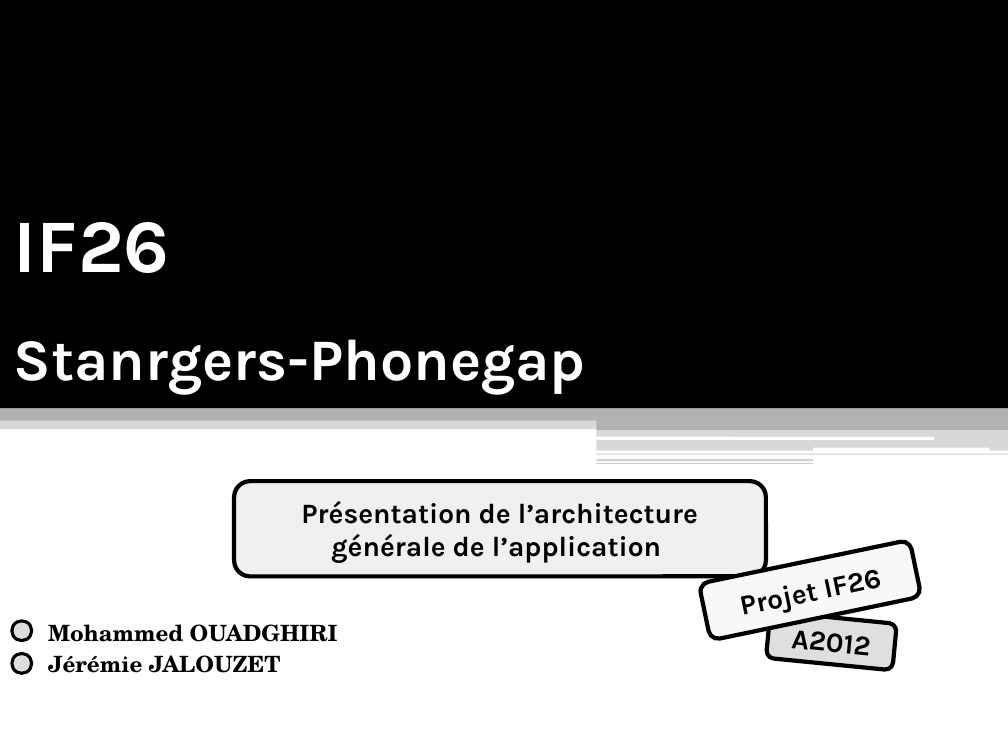
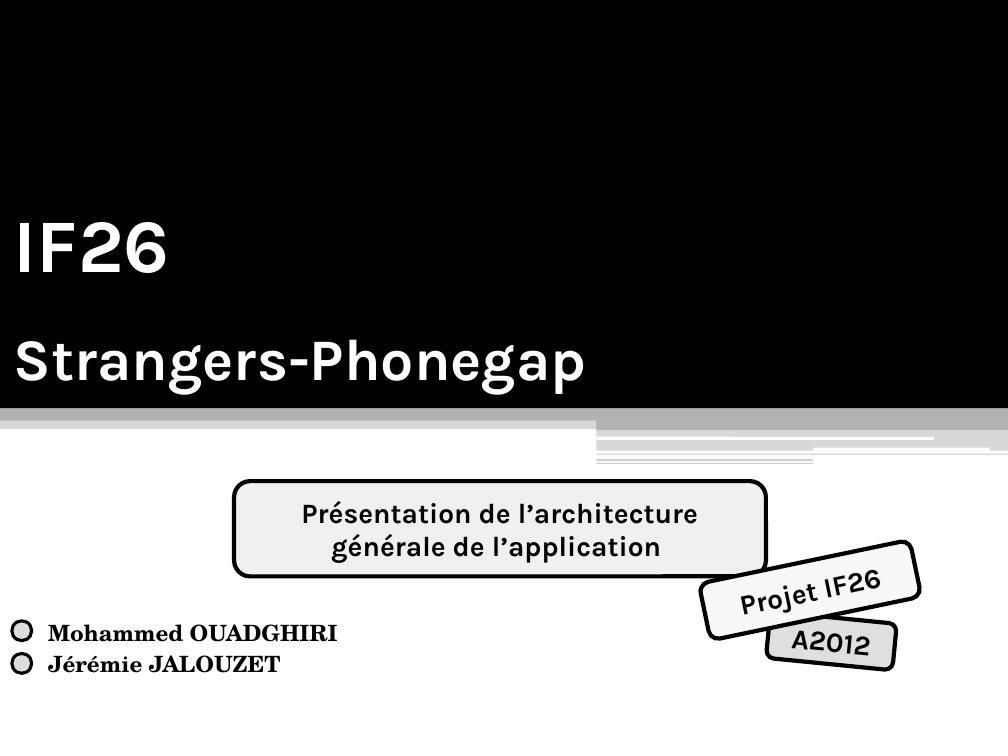
Before and after one commit to Anicky/Strangers-Phonegap, a slide deck: slide 1 of présentation/Présentation IF26.pptx. Drawn at 1008x756 pixels with LibreOffice and Linux fonts; fonts in the diff are those of the drawing. Boxes give left, top, right and bottom in pixels: in the first picture for what was removed or moved away, otherwise in the second. Text is boxed around its words. In the diff, an @@ line names an element or a change of style, - is before the commit and + after.

```diff
--- a/présentation/Présentation IF26.pptx
+++ b/présentation/Présentation IF26.pptx
@@ title at [14, 222, 586, 395]: text changed @@
-IF26
-Stanrgers-Phonegap
+IF26
+Strangers-Phonegap
```
Also in this commit, not shown: 6 other slides changed.
